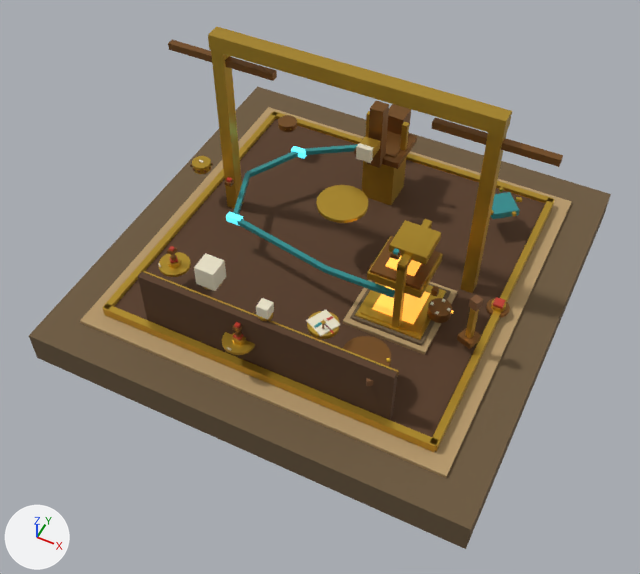
A saved change to the Blender file blends/props/observatory_platform.blend.
Both versions are drawn from a camera (50 mm lens) standing at (3.76, -8.22, 9.45) and looking at (-0.4, 0.11, -0.96). Lighting does not change. The marker at lower left points along +X, +Y and +Z. The older version comes first.

Objects in the first picture: 'AetherReservoir', 'Crank', 'ElevationKnob', 'FocusRing', 'InscribeLever', 'InscriptionPlate', 'Mold', 'Pipes', 'Platform', 'PressPlaten', 'ResetButton', 'SigilSelector', 'TelescopeMount', 'TellTaleA', 'TellTaleB', 'ValveA', 'ValveB' and 7 more.
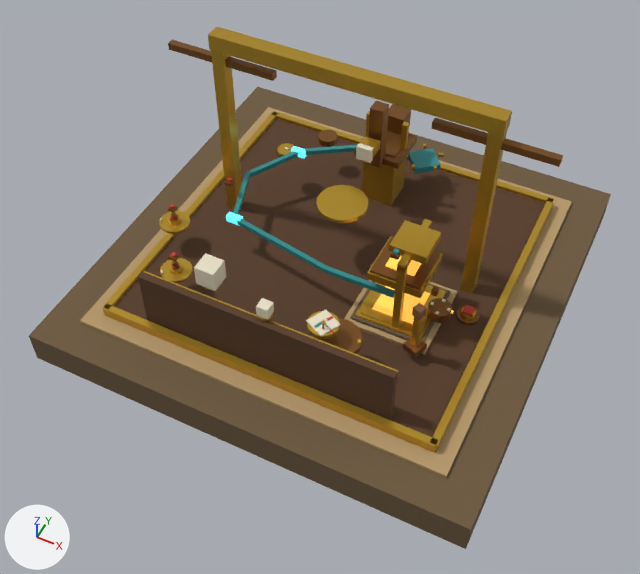
Commit message: Observatory: functional grouped layout (varied radii/angles)

Edits to the bpy script that builds the scene:
```text
Change ob_elevationknob:
    ob_elevationknob.location: (-1.74, 1.65, 0.7) -> (-1.01, 1.61, 0.7)
Change ob_focusring:
    ob_focusring.location: (-2.4, 0.14, 0.75) -> (-1.39, 0.97, 0.75)
Change ob_sigilselector:
    ob_sigilselector.location: (1.86, 1.52, 0.55) -> (0.47, 1.94, 0.55)
Change ob_valvea:
    ob_valvea.location: (-1.77, -1.62, 0.55) -> (-2.22, -0.92, 0.55)
    ob_valvea.rotation_euler: (0.0, 0.0, -2.4) -> (0.0, 0.0, -2.75)  # degrees (0, 0, -138) -> degrees (0, 0, -158)
Change ob_telltalea:
    ob_telltalea.location: (-1.77, -1.62, 0.82) -> (-2.22, -0.92, 0.82)
Change ob_valveb:
    ob_valveb.location: (-0.31, -2.38, 0.55) -> (-1.69, -1.71, 0.55)
    ob_valveb.rotation_euler: (0.0, 0.0, -1.7) -> (0.0, 0.0, -2.35)  # degrees (0, 0, -97) -> degrees (0, 0, -135)
Change ob_telltaleb:
    ob_telltaleb.location: (-0.31, -2.38, 0.82) -> (-1.69, -1.71, 0.82)
Change ob_crank:
    ob_crank.location: (1.3, -2.02, 0.7) -> (0.86, -1.92, 0.7)
Change ob_inscribelever:
    ob_inscribelever.location: (2.25, -0.82, 0.3) -> (1.67, -1.27, 0.3)
Change ob_resetbutton:
    ob_resetbutton.location: (2.4, 0.0, 0.12) -> (2.08, -0.31, 0.12)
```

Location of each change, (x1, y1, x2, y2) in pixels of the pictures (640 x 574 px):
'Crank', moved
    before: (343, 336, 391, 386)
    after: (313, 318, 362, 354)
'InscribeLever', moved
    before: (457, 294, 483, 349)
    after: (403, 303, 427, 358)
'SigilSelector', moved
    before: (491, 187, 522, 219)
    after: (408, 144, 444, 174)
'ValveA', moved, turned
    before: (158, 252, 191, 277)
    after: (159, 211, 190, 234)
'ValveB', moved, turned
    before: (222, 331, 255, 355)
    after: (160, 258, 193, 283)
'ResetButton', moved
    before: (486, 297, 510, 317)
    after: (456, 304, 480, 325)
'ElevationKnob', moved
    before: (278, 115, 297, 132)
    after: (318, 130, 338, 147)
'FocusRing', moved
    before: (190, 156, 213, 174)
    after: (276, 143, 295, 161)
'TellTaleB', moved
    before: (232, 322, 242, 332)
    after: (169, 252, 179, 261)
'TellTaleA', moved
    before: (167, 246, 178, 256)
    after: (168, 204, 178, 213)
